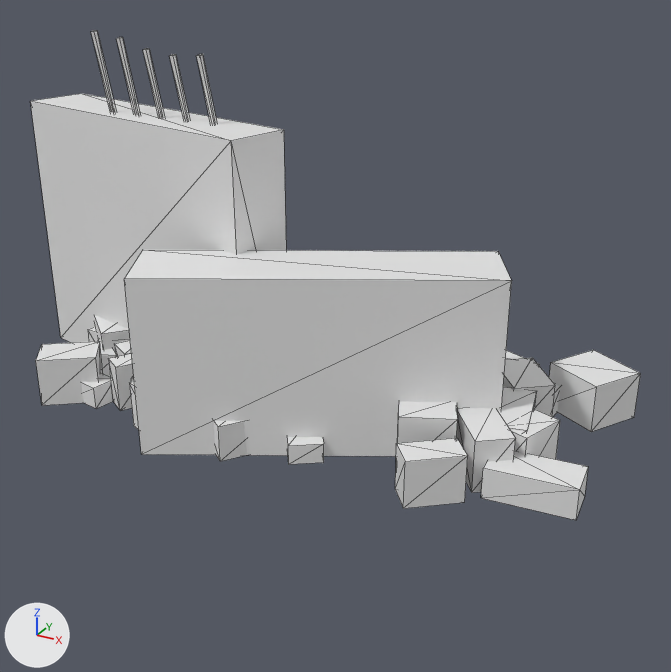
The OBJ model lobo-infinity-portal/public/assets/maps/old-quarter-20261031-r1/wall-rubble.obj, before and after one commit.
The view is the same before and after, from a 50 mm camera at (2.75, -4.22, 2.58) aimed at (0.29, 0.25, 0.34). The lights are fixed; the arrows at lower left show +X, +Y and +Z. The picture after the commit comes second. Mesh edges are drawn as thin lines. Where no turn or scale is listed for an object, it has been applied to the vertices.

Names of what the first picture shows: 'wall-rubble'.
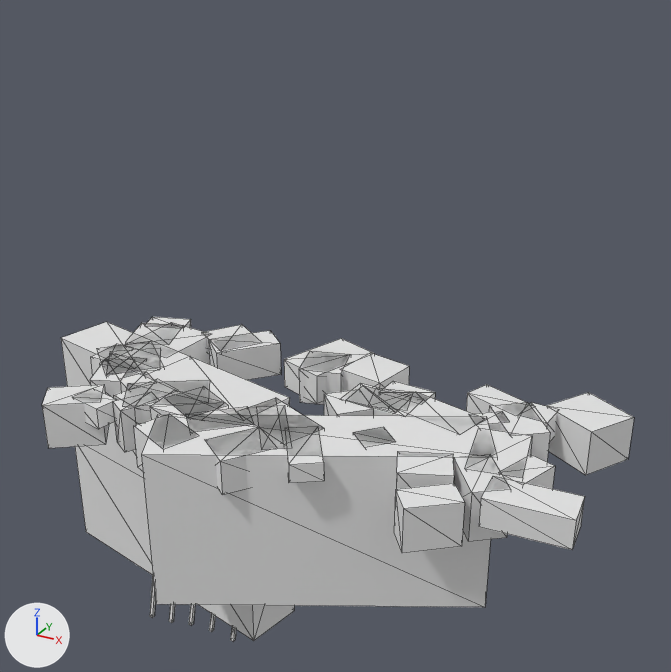
The newer file is also turned or shifted as a whole; pictures and numbers use the older file's frame.

What differs and where, as boxes [x1, y1, x2, y2] in the pictures (671 x 672 px; the box of a moved part takes in the faces that stretch with it):
'wall-rubble', reshaped (34% shorter): before [30, 30, 641, 520]; after [42, 317, 634, 641]
part 1 of me_wall_rubble, moved or reshaped: before [91, 30, 116, 112]; after [150, 575, 156, 618]
part 2 of me_wall_rubble, moved or reshaped: before [116, 37, 140, 115]; after [169, 604, 175, 623]
part 3 of me_wall_rubble, moved or reshaped: before [143, 48, 165, 118]; after [189, 605, 195, 626]
part 4 of me_wall_rubble, moved or reshaped: before [169, 54, 190, 121]; after [209, 613, 216, 632]
part 5 of me_wall_rubble, moved or reshaped: before [196, 54, 217, 124]; after [230, 627, 236, 641]
part 6 of me_wall_rubble, moved or reshaped: before [30, 93, 641, 520]; after [42, 320, 634, 641]

The change, as a list of edits to the scene's bpy script:
```text
Change me_wall_rubble:
    used by ob_wall_rubble; location = (0.0, 0.0, 0.0)
    remove me_wall_rubble.from_pydata(...)  # 416 vertices, 624 faces; spans x -1.72..1.98, y -0.94..0.93, z 0.0..2.06
    add me_wall_rubble.from_pydata(...)  # 426 vertices, 644 faces; spans x -1.72..1.98, y -0.94..0.93, z -2.06..0.0
    me_wall_rubble part 1: the loose piece of 8 vertices spanning x -1.06..-0.99, y -0.11..0.01, z 1.3..2.06 is mirrored in z about the mesh origin
    me_wall_rubble part 2: the loose piece of 8 vertices spanning x -0.88..-0.81, y -0.11..0.01, z 1.3..2.03 is mirrored in z about the mesh origin
    me_wall_rubble part 3: the loose piece of 8 vertices spanning x -0.7..-0.63, y -0.11..0.01, z 1.3..1.98 is mirrored in z about the mesh origin
    me_wall_rubble part 4: the loose piece of 8 vertices spanning x -0.52..-0.45, y -0.11..0.01, z 1.3..1.96 is mirrored in z about the mesh origin
    me_wall_rubble part 5: the loose piece of 8 vertices spanning x -0.34..-0.27, y -0.11..0.01, z 1.3..1.97 is mirrored in z about the mesh origin
    me_wall_rubble part 6: 180 vertices moved from x -1.41..1.98, y -0.84..0.93, z 0.11..0.33 to x -1.41..1.98, y -0.84..0.93, z -0.33..-0.11; 8 vertices removed from x -1.72..1.44, y -0.94..0.37, z 1.0..1.6; 18 vertices added at x -1.72..1.44, y -0.94..0.37, z -1.6..0.0
```
